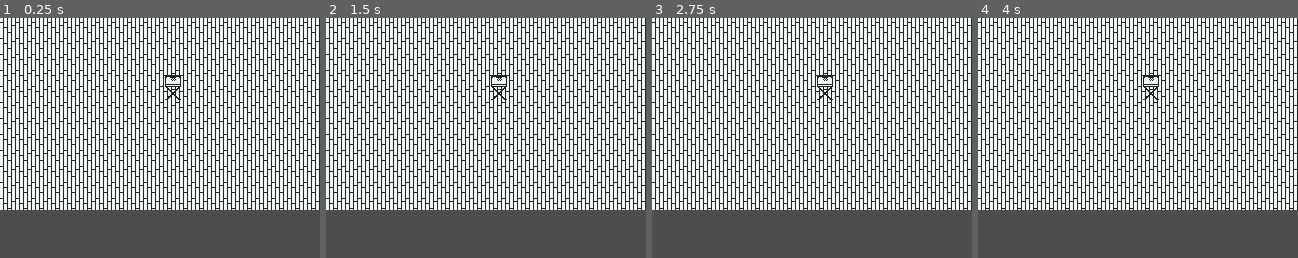
Above: before the commit, frames 1-4 (left to right).
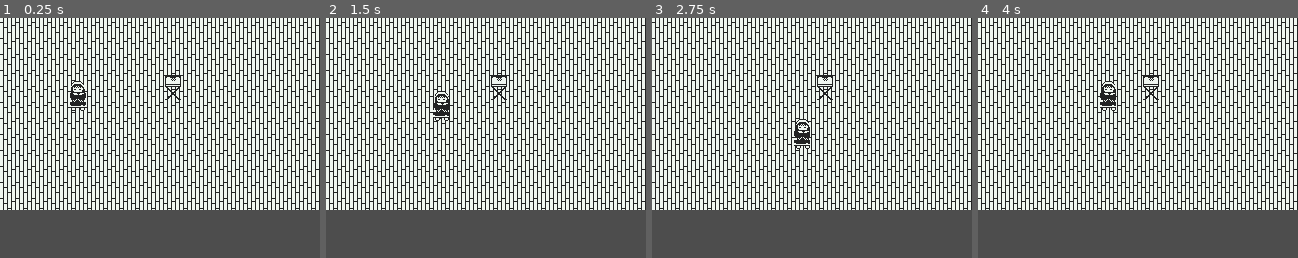
Above: after the commit, the same moments.

Repository: Minenik2/pirates17one
Game: Godot game, scene res://levels/test.tscn
Two runs of this game, one before a commit and one after it. Both use one fixed random seed, a clock stepped at 60 frames per second and the inputs below. Before the commit the project starts from res://test.tscn.
Inputs:
- Up to frame 1 (0.25 s): no input
- Up to frame 2 (1.5 s): tap Enter at 0.5 s; hold D (right, bound only after the commit) 0.53-1.28 s; hold S (down, bound only after the commit) from 1.28 s (still down)
- Up to frame 3 (2.75 s): release S (down, bound only after the commit) at 2.03 s; hold D (right, bound only after the commit) from 2.03 s (still down)
- Up to frame 4 (4 s): release D (right, bound only after the commit) at 2.78 s; hold W (up, bound only after the commit) 2.78-3.53 s; hold A (left, bound only after the commit) from 3.53 s (still down)
The pictures show only the part of the screen within x 0-50%, y 0-50%; the shares and areas given below are measured in that part.

The runs differ from the first frame. In frame 1, 0.3% of the frame differs, in the area x 21-27%, y 26-39%; in frame 2, 0.3%; in frame 3, 0.3%, in the area x 44-50%, y 42-55%; in frame 4, 0.3%.
Error after the commit: Attempt to call function 'get' in base 'null instance' on a null instance. (res://character/player.gd:7)

Commit message:
added characters improved size

Diff:
--- /dev/null
+++ b/character/player.gd
@@ -0,0 +1,36 @@
+extends CharacterBody2D
+
+@export var move_speed : float = 50
+@export var starting_direction : Vector2 = Vector2(0, 1)
+
+@onready var animation_tree = $AnimationTree
+@onready var state_machine = animation_tree.get("parameters/playback")
+
+var interact_key = "interact" # The key for interaction, usually set to "E" or "Enter"
+var interaction_radius = 10
+
+func _ready():
+	update_animation_parameters(starting_direction)
+
+func _physics_process(_delta):
+	var input_direction = Vector2(
+		Input.get_action_strength("right") - Input.get_action_strength("left"),
+		Input.get_action_strength("down") - Input.get_action_strength("up")
+	).normalized()
+
+	update_animation_parameters(input_direction)
+	velocity = input_direction * move_speed
+
+	move_and_slide()
+	pick_new_state()
+
+func update_animation_parameters(move_input : Vector2):
+	if(move_input != Vector2.ZERO):
+		animation_tree.set("parameters/walk/blend_position", move_input)
+		animation_tree.set("parameters/idle/blend_position", move_input)
+
+func pick_new_state():
+	if(velocity != Vector2.ZERO):
+		state_machine.travel("walk")
+	else:
+		state_machine.travel("idle")
--- /dev/null
+++ b/character/player.tscn
@@ -0,0 +1,61 @@
+[gd_scene load_steps=7 format=3 uid="uid://dtj68veqtvcfo"]
+
+[ext_resource type="Texture2D" uid="uid://dgfxvix2b14mu" path="res://art/dalian-Sheet.png" id="1_4flbx"]
+[ext_resource type="Script" uid="uid://b3ssxw5nbhe04" path="res://character/player.gd" id="1_monf5"]
+
+[sub_resource type="RectangleShape2D" id="RectangleShape2D_4flbx"]
+size = Vector2(14, 29)
+
+[sub_resource type="Animation" id="Animation_aypkh"]
+length = 0.001
+tracks/0/type = "value"
+tracks/0/imported = false
+tracks/0/enabled = true
+tracks/0/path = NodePath("Sprite2D:frame")
+tracks/0/interp = 1
+tracks/0/loop_wrap = true
+tracks/0/keys = {
+"times": PackedFloat32Array(0),
+"transitions": PackedFloat32Array(1),
+"update": 1,
+"values": [0]
+}
+
+[sub_resource type="Animation" id="Animation_hhoun"]
+resource_name = "walk_down"
+length = 0.5
+loop_mode = 1
+tracks/0/type = "value"
+tracks/0/imported = false
+tracks/0/enabled = true
+tracks/0/path = NodePath("Sprite2D:frame")
+tracks/0/interp = 1
+tracks/0/loop_wrap = true
+tracks/0/keys = {
+"times": PackedFloat32Array(0, 0.233333),
+"transitions": PackedFloat32Array(1, 1),
+"update": 1,
+"values": [1, 2]
+}
+
+[sub_resource type="AnimationLibrary" id="AnimationLibrary_bdyh8"]
+_data = {
+&"RESET": SubResource("Animation_aypkh"),
+&"walk_down": SubResource("Animation_hhoun")
+}
+
+[node name="CharacterBody2D" type="CharacterBody2D"]
+script = ExtResource("1_monf5")
+
+[node name="Sprite2D" type="Sprite2D" parent="."]
+texture = ExtResource("1_4flbx")
+hframes = 3
+
+[node name="CollisionShape2D" type="CollisionShape2D" parent="."]
+position = Vector2(0, 0.5)
+shape = SubResource("RectangleShape2D_4flbx")
+
+[node name="AnimationPlayer" type="AnimationPlayer" parent="."]
+libraries = {
+&"": SubResource("AnimationLibrary_bdyh8")
+}
--- a/test.tscn
+++ b/levels/test.tscn
@@ -1,7 +1,8 @@
-[gd_scene load_steps=5 format=4 uid="uid://du6vavag3aihq"]
+[gd_scene load_steps=6 format=4 uid="uid://du6vavag3aihq"]
 
 [ext_resource type="Texture2D" uid="uid://1xdjctvrmh2r" path="res://art/Wood floor board.png" id="1_8uh7m"]
 [ext_resource type="Texture2D" uid="uid://n8i7ucddejr6" path="res://art/tablesmall.png" id="2_6uqi0"]
+[ext_resource type="PackedScene" uid="uid://dtj68veqtvcfo" path="res://character/player.tscn" id="3_6uqi0"]
 
 [sub_resource type="TileSetAtlasSource" id="TileSetAtlasSource_ppyta"]
 texture = ExtResource("1_8uh7m")
@@ -21,3 +22,6 @@
 texture_filter = 1
 position = Vector2(173, 66)
 texture = ExtResource("2_6uqi0")
+
+[node name="CharacterBody2D" parent="." instance=ExtResource("3_6uqi0")]
+position = Vector2(78, 78)
--- a/project.godot
+++ b/project.godot
@@ -22,6 +22,33 @@
 window/stretch/mode="canvas_items"
 window/stretch/aspect="keep_width"
 
+[input]
+
+right={
+"deadzone": 0.2,
+"events": [Object(InputEventKey,"resource_local_to_scene":false,"resource_name":"","device":-1,"window_id":0,"alt_pressed":false,"shift_pressed":false,"ctrl_pressed":false,"meta_pressed":false,"pressed":false,"keycode":0,"physical_keycode":68,"key_label":0,"unicode":100,"location":0,"echo":false,"script":null)
+, Object(InputEventKey,"resource_local_to_scene":false,"resource_name":"","device":-1,"window_id":0,"alt_pressed":false,"shift_pressed":false,"ctrl_pressed":false,"meta_pressed":false,"pressed":false,"keycode":0,"physical_keycode":4194321,"key_label":0,"unicode":0,"location":0,"echo":false,"script":null)
+]
+}
+left={
+"deadzone": 0.2,
+"events": [Object(InputEventKey,"resource_local_to_scene":false,"resource_name":"","device":-1,"window_id":0,"alt_pressed":false,"shift_pressed":false,"ctrl_pressed":false,"meta_pressed":false,"pressed":false,"keycode":0,"physical_keycode":65,"key_label":0,"unicode":97,"location":0,"echo":false,"script":null)
+, Object(InputEventKey,"resource_local_to_scene":false,"resource_name":"","device":-1,"window_id":0,"alt_pressed":false,"shift_pressed":false,"ctrl_pressed":false,"meta_pressed":false,"pressed":false,"keycode":0,"physical_keycode":4194319,"key_label":0,"unicode":0,"location":0,"echo":false,"script":null)
+]
+}
+down={
+"deadzone": 0.2,
+"events": [Object(InputEventKey,"resource_local_to_scene":false,"resource_name":"","device":-1,"window_id":0,"alt_pressed":false,"shift_pressed":false,"ctrl_pressed":false,"meta_pressed":false,"pressed":false,"keycode":0,"physical_keycode":83,"key_label":0,"unicode":115,"location":0,"echo":false,"script":null)
+, Object(InputEventKey,"resource_local_to_scene":false,"resource_name":"","device":-1,"window_id":0,"alt_pressed":false,"shift_pressed":false,"ctrl_pressed":false,"meta_pressed":false,"pressed":false,"keycode":0,"physical_keycode":4194322,"key_label":0,"unicode":0,"location":0,"echo":false,"script":null)
+]
+}
+up={
+"deadzone": 0.2,
+"events": [Object(InputEventKey,"resource_local_to_scene":false,"resource_name":"","device":-1,"window_id":0,"alt_pressed":false,"shift_pressed":false,"ctrl_pressed":false,"meta_pressed":false,"pressed":false,"keycode":0,"physical_keycode":87,"key_label":0,"unicode":119,"location":0,"echo":false,"script":null)
+, Object(InputEventKey,"resource_local_to_scene":false,"resource_name":"","device":-1,"window_id":0,"alt_pressed":false,"shift_pressed":false,"ctrl_pressed":false,"meta_pressed":false,"pressed":false,"keycode":0,"physical_keycode":4194322,"key_label":0,"unicode":0,"location":0,"echo":false,"script":null)
+]
+}
+
 [rendering]
 
 textures/canvas_textures/default_texture_filter=0
Binary file added: art/dalian-Sheet.png
Not shown, added: art/dalian-Sheet.png.import
Binary file added: art/dalian.aseprite
Binary file added: art/dalian.png
Not shown, added: art/dalian.png.import
Not shown, added: character/player.gd.uid
